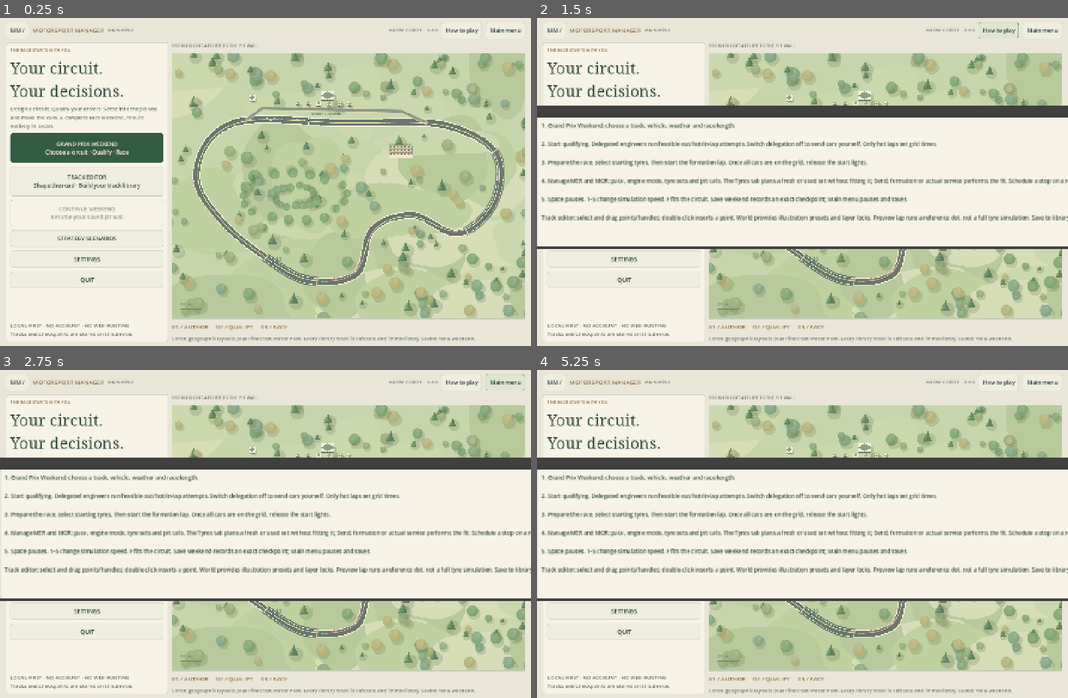
Above: before the commit, frames 1-4 (two rows, left to right).
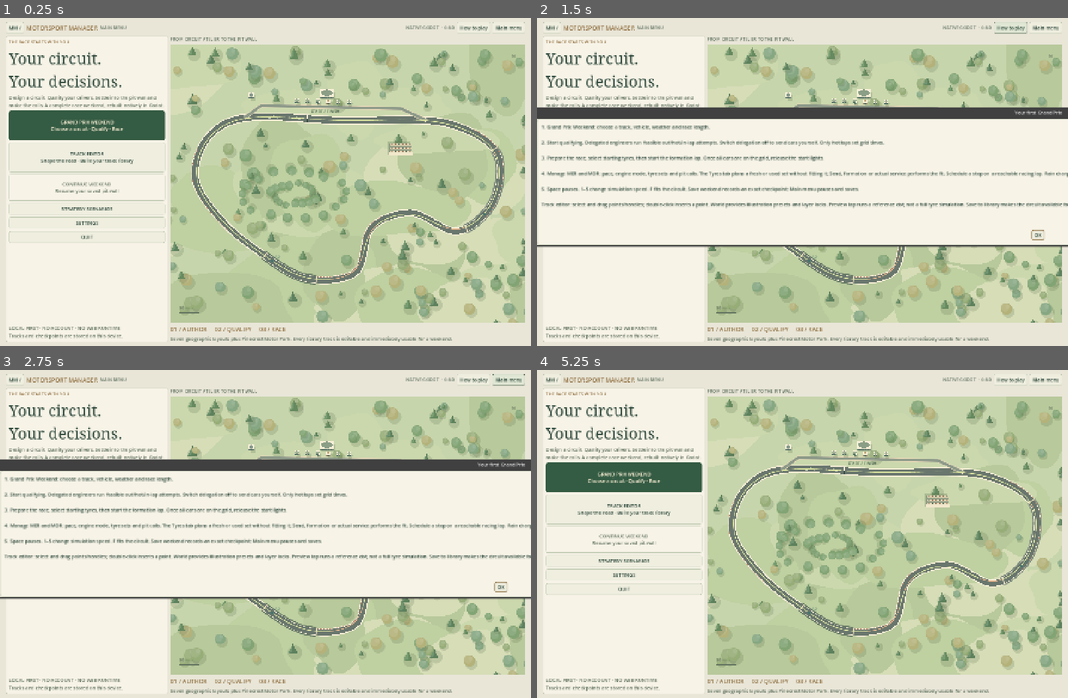
Above: after the commit, the same moments.

Repository: Luis85/motorsport-manager
Game: Godot game, scene res://scenes/main.tscn
The game is run twice, just before and just after one commit, with the same random seed, the same clock (stepped at 60 frames per second) and the same inputs.
Inputs (mouse positions are in pixels of both pictures, inside the frame that each line leads up to):
- Up to frame 1 (0.25 s): no input
- Up to frame 2 (1.5 s): click "MM /" at 0.5 s; click "How to play" at 1.25 s
- Up to frame 3 (2.75 s): click "Main menu" at 2 s
- Up to frame 4 (5.25 s): click "GRAND PRIX WEEKEND Choose a c…" at 2.75 s; click "STRATEGY SCENARIOS" at 3.5 s; click "SETTINGS" at 4.25 s; click (1036, 586) at 5 s, where only the run after the commit has a clickable "OK"

The runs differ from the first frame. In frame 1, 20% of the frame differs, in the area x 1-99%, y 1-99%; in frame 2, 20%; in frame 3, 20%; in frame 4, 43%, in the area x 0-100%, y 1-99%.

Commit message:
fix(ui): make native hover and focus states readable with compact shared controls

Diff:
--- a/scripts/ui/ui.gd
+++ b/scripts/ui/ui.gd
@@ -8,7 +8,26 @@
 const ACCENT = Color("8b6938")
 const LINE = Color("c5cdb7")
 const GOOD = Color("4f795c")
-const DANGER = Color("a15243")
+const DANGER = Color("943f32")
+const HOVER = Color("e0e7d4")
+const SELECTED = Color("d5e1c6")
+const PRIMARY = Color("345b43")
+const ON_PRIMARY = Color("fff3d8")
+# Controls share immutable state styles; never mutate these returned resources.
+static var state_styles: Dictionary = {}
+static var style_assignments = 0
+
+static func set_active(button: Button, active: bool, danger: bool = false) -> void:
+	var key = ("danger" if danger else ("active" if active else "normal"))
+	if button.get_meta("visual_state", "") == key: return
+	if not state_styles.has(key): state_styles[key] = box(SELECTED if active else CARD, DANGER if danger else (ACCENT if active else LINE), 4, 6)
+	button.add_theme_stylebox_override("normal", state_styles[key])
+	button.set_meta("visual_state", key); style_assignments += 1
+
+static func action_box(color: Color, border: Color = LINE) -> StyleBoxFlat:
+	var style = box(color, border, 4, 8)
+	style.content_margin_top = 5; style.content_margin_bottom = 5
+	return style
 
 static func box(color: Color, border: Color = LINE, radius: int = 6, padding: int = 12) -> StyleBoxFlat:
 	var s = StyleBoxFlat.new(); s.bg_color = color; s.border_color = border
@@ -17,69 +36,82 @@
 	return s
 
 static func theme() -> Theme:
-	var t = Theme.new(); t.default_font_size = 15
-	for type in ["Label", "Button", "CheckButton", "CheckBox", "OptionButton", "LineEdit", "SpinBox", "Tree", "TabBar", "RichTextLabel"]:
-		t.set_color("font_color", type, INK)
-		t.set_color("font_focus_color", type, INK)
-		t.set_color("font_pressed_color", type, INK)
+	var t = Theme.new(); t.default_font_size = 13
+	for type in ["Label", "Button", "CheckButton", "CheckBox", "OptionButton", "LineEdit", "TextEdit", "SpinBox", "Tree", "ItemList", "TabBar", "RichTextLabel", "PopupMenu", "TooltipLabel"]:
+		for state in ["font_color", "font_focus_color", "font_pressed_color", "font_selected_color", "font_hover_color", "font_hover_pressed_color"]: t.set_color(state, type, INK)
+		t.set_color("font_disabled_color", type, MUTED)
+		t.set_color("font_outline_color", type, Color.TRANSPARENT)
+	for type in ["Button", "OptionButton", "LineEdit", "TextEdit"]:
+		t.set_stylebox("normal", type, action_box(CARD))
+		t.set_stylebox("hover", type, action_box(HOVER, MUTED))
+		t.set_stylebox("pressed", type, action_box(SELECTED, ACCENT))
+		t.set_stylebox("hover_pressed", type, action_box(SELECTED, ACCENT))
+		var focus = box(Color.TRANSPARENT, ACCENT, 4, 0); focus.set_border_width_all(2)
+		t.set_stylebox("focus", type, focus)
+		t.set_stylebox("disabled", type, action_box(PANEL))
+	for type in ["CheckButton", "CheckBox"]:
+		for state in ["normal", "pressed", "disabled"]: t.set_stylebox(state, type, action_box(Color.TRANSPARENT, Color.TRANSPARENT))
+		for state in ["hover", "hover_pressed"]: t.set_stylebox(state, type, action_box(HOVER, MUTED))
+		t.set_stylebox("focus", type, t.get_stylebox("focus", "Button"))
+	t.set_stylebox("panel", "PanelContainer", box(PANEL, LINE, 4, 8))
+	# PopupMenu and TooltipLabel do not inherit the Button text palette.
+	t.set_stylebox("panel", "PopupMenu", box(PANEL, LINE, 4, 6))
+	t.set_stylebox("hover", "PopupMenu", action_box(PRIMARY, PRIMARY))
+	t.set_color("font_hover_color", "PopupMenu", ON_PRIMARY)
+	t.set_color("font_accelerator_color", "PopupMenu", MUTED)
+	t.set_color("font_separator_color", "PopupMenu", MUTED)
+	t.set_constant("v_separation", "PopupMenu", 8)
+	t.set_stylebox("panel", "TooltipPanel", box(INK, ACCENT, 4, 9))
+	t.set_color("font_color", "TooltipLabel", ON_PRIMARY)
+	t.set_font_size("font_size", "TooltipLabel", 13)
+	t.set_stylebox("panel", "AcceptDialog", box(PANEL))
+	for type in ["Tree", "ItemList"]:
+		t.set_stylebox("panel", type, box(PANEL, LINE, 4, 3))
+		for state in ["selected", "selected_focus"]: t.set_stylebox(state, type, box(SELECTED, ACCENT, 2, 3))
+		t.set_stylebox("hover", type, box(HOVER, MUTED, 2, 3))
 		t.set_color("font_selected_color", type, INK)
-		t.set_color("font_hover_color", type, Color("234733"))
-		t.set_color("font_disabled_color", type, Color("929c86"))
-	for type in ["Button", "OptionButton", "LineEdit", "TextEdit"]:
-		t.set_stylebox("normal", type, box(CARD))
-		t.set_stylebox("hover", type, box(Color("e1e5d0"), MUTED))
-		t.set_stylebox("pressed", type, box(Color("d7dec4"), ACCENT))
-		t.set_stylebox("focus", type, box(Color(0, 0, 0, 0), ACCENT, 6, 0))
-		t.set_stylebox("disabled", type, box(PANEL))
-	t.set_stylebox("panel", "PanelContainer", box(PANEL))
-	t.set_stylebox("panel", "PopupMenu", box(CARD))
-	t.set_stylebox("panel", "AcceptDialog", box(PANEL))
-	t.set_stylebox("panel", "Tree", box(BG))
-	t.set_stylebox("selected", "Tree", box(Color("dbe4cb"), ACCENT, 3, 4))
-	t.set_stylebox("selected_focus", "Tree", box(Color("dbe4cb"), ACCENT, 3, 4))
-	for state in ["normal", "hover", "pressed"]:
-		t.set_stylebox("title_button_" + state, "Tree", box(Color("dce2cd"), LINE, 2, 3))
+	for state in ["normal", "hover", "pressed"]: t.set_stylebox("title_button_" + state, "Tree", box(SELECTED, LINE, 2, 3))
 	t.set_color("title_button_color", "Tree", INK)
-	t.set_color("font_selected_color", "Tree", INK)
-	t.set_constant("v_separation", "Tree", 10)
-	t.set_constant("separation", "VBoxContainer", 10)
-	t.set_constant("separation", "HBoxContainer", 10)
+	t.set_constant("v_separation", "Tree", 4)
+	for type in ["VBoxContainer", "HBoxContainer", "HFlowContainer", "VFlowContainer"]: t.set_constant("separation", type, 6)
+	for key in ["h_separation", "v_separation"]: t.set_constant(key, "GridContainer", 6)
 	for type in ["TabContainer", "TabBar"]:
-		t.set_stylebox("tab_selected", type, box(CARD, ACCENT, 4, 9))
-		t.set_stylebox("tab_unselected", type, box(PANEL, LINE, 4, 9))
-		t.set_stylebox("tab_hovered", type, box(Color("e1e5d0"), MUTED, 4, 9))
-		t.set_color("font_selected_color", type, ACCENT)
-		t.set_color("font_unselected_color", type, MUTED)
+		t.set_stylebox("tab_selected", type, action_box(SELECTED, ACCENT))
+		t.set_stylebox("tab_unselected", type, action_box(PANEL))
+		t.set_stylebox("tab_hovered", type, action_box(HOVER, MUTED))
+		t.set_color("font_selected_color", type, INK); t.set_color("font_unselected_color", type, MUTED)
 		t.set_font_size("font_size", type, 12)
-	t.set_stylebox("panel", "TabContainer", box(PANEL, LINE, 4, 4))
+	t.set_stylebox("panel", "TabContainer", box(PANEL, LINE, 4, 0))
 	return t
 
-static func label(text: String, size: int = 15, color: Color = INK) -> Label:
+static func label(text: String, size: int = 13, color: Color = INK) -> Label:
 	var l = Label.new(); l.text = text; l.add_theme_font_size_override("font_size", size); l.add_theme_color_override("font_color", color)
 	if size >= 23:
 		var heading_font = SystemFont.new(); heading_font.font_names = PackedStringArray(["Georgia", "Noto Serif", "DejaVu Serif"]); l.add_theme_font_override("font", heading_font)
 	return l
 
 static func paragraph(text: String, color: Color = MUTED) -> Label:
-	var l = label(text, 14, color); l.autowrap_mode = TextServer.AUTOWRAP_WORD_SMART; l.size_flags_horizontal = Control.SIZE_EXPAND_FILL
+	var l = label(text, 13, color); l.autowrap_mode = TextServer.AUTOWRAP_WORD_SMART; l.size_flags_horizontal = Control.SIZE_EXPAND_FILL
 	return l
 
 static func button(text: String, callback: Callable, primary: bool = false) -> Button:
-	var b = Button.new(); b.text = text; b.custom_minimum_size.y = 40; b.pressed.connect(callback)
+	var b = Button.new(); b.text = text; b.custom_minimum_size.y = 32; b.mouse_default_cursor_shape = Control.CURSOR_POINTING_HAND; b.pressed.connect(callback)
 	if primary:
-		b.add_theme_stylebox_override("normal", box(Color("345b43"), Color("345b43"), 6, 10)); b.add_theme_color_override("font_color", Color("fff3d8"))
-		b.add_theme_stylebox_override("hover", box(Color("446b50"), ACCENT, 6, 10)); b.add_theme_color_override("font_hover_color", Color("fff3d8"))
-		b.add_theme_stylebox_override("pressed", box(Color("294b38"), ACCENT, 6, 10)); b.add_theme_color_override("font_pressed_color", Color("fff3d8"))
+		b.add_theme_stylebox_override("normal", action_box(PRIMARY, PRIMARY))
+		b.add_theme_stylebox_override("hover", action_box(Color("446b50"), ACCENT))
+		b.add_theme_stylebox_override("pressed", action_box(Color("294b38"), ACCENT))
+		b.add_theme_stylebox_override("hover_pressed", action_box(Color("294b38"), ACCENT))
+		for state in ["font_color", "font_hover_color", "font_pressed_color", "font_focus_color", "font_hover_pressed_color"]: b.add_theme_color_override(state, ON_PRIMARY)
 	return b
 
 static func option(items: Array, callback: Callable, selected: int = 0) -> OptionButton:
-	var o = OptionButton.new(); o.custom_minimum_size.y = 38
+	var o = OptionButton.new(); o.custom_minimum_size.y = 32; o.fit_to_longest_item = false
 	for item in items: o.add_item(str(item))
 	o.select(selected); o.item_selected.connect(callback)
 	return o
 
 static func spin(value: float, minimum: float, maximum: float, step: float, callback: Callable) -> SpinBox:
-	var s = SpinBox.new(); s.min_value = minimum; s.max_value = maximum; s.step = step; s.value = value; s.custom_minimum_size = Vector2(110, 38)
+	var s = SpinBox.new(); s.min_value = minimum; s.max_value = maximum; s.step = step; s.value = value; s.custom_minimum_size = Vector2(90, 32)
 	s.value_changed.connect(callback)
 	return s
 
@@ -105,7 +137,7 @@
 
 static func field(parent: Node, text: String, control: Control) -> void:
 	var row = HBoxContainer.new(); parent.add_child(row)
-	var name_label = label(text, 14, MUTED); name_label.size_flags_horizontal = Control.SIZE_EXPAND_FILL
+	var name_label = label(text, 13, MUTED); name_label.size_flags_horizontal = Control.SIZE_EXPAND_FILL
 	row.add_child(name_label); row.add_child(control)
 
 static func notify(parent: Node, title: String, text: String) -> void:
